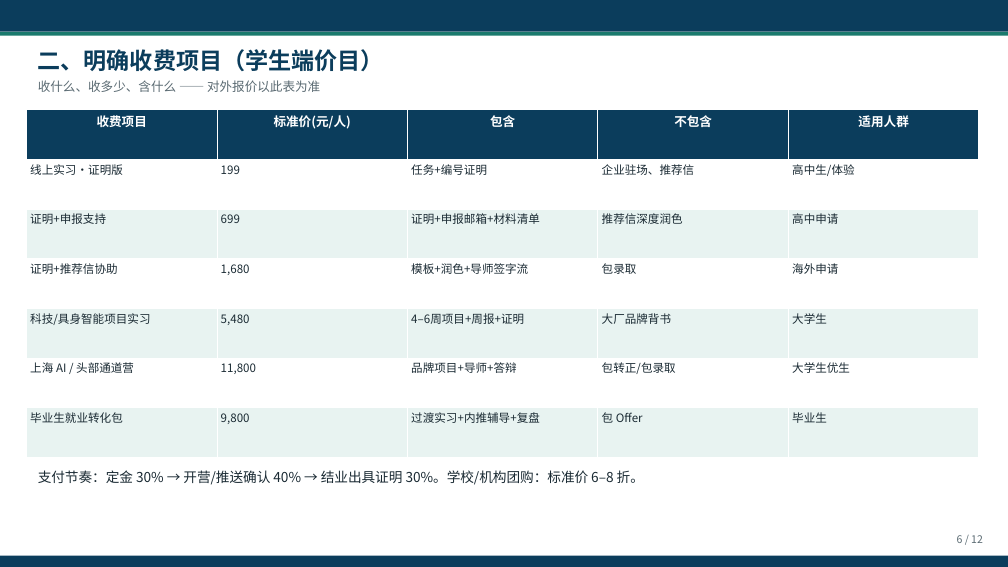
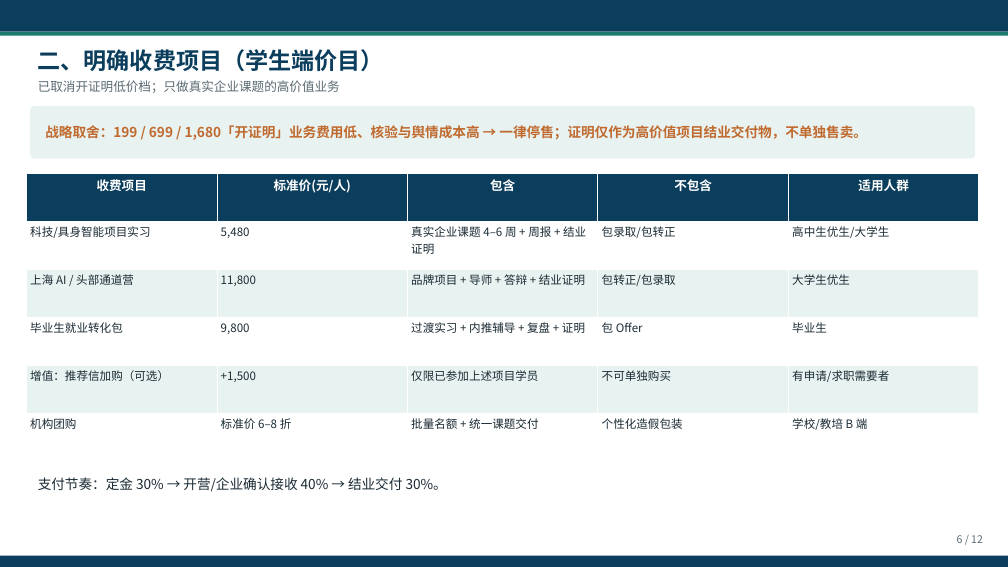
Before and after one commit to hujigang2010-maker/AIDEN, a slide deck: slide 6 of exports/实习推送_企业名录与收费流程说明.pptx. Drawn at 1008x567 pixels with LibreOffice and Linux fonts; fonts in the diff are those of the drawing. Boxes give left, top, right and bottom in pixels: in the first picture for what was removed or moved away, otherwise in the second. Text is boxed around its words. In the diff, an @@ line names an element or a change of style, - is before the commit and + after.

```diff
--- a/exports/实习推送_企业名录与收费流程说明.pptx
+++ b/exports/实习推送_企业名录与收费流程说明.pptx
@@ text at [38, 80, 340, 93]: text changed @@
-收什么、收多少、含什么 —— 对外报价以此表为准
+已取消开证明低价档；只做真实企业课题的高价值业务
@@ rounded rectangle added at [30, 106, 975, 159], fill #E8F3F1 @@
@@ text added at [45, 125, 867, 140], 13 pt, text #C06A2F, bold @@
+战略取舍：199 / 699 / 1,680「开证明」业务费用低、核验与舆情成本高 → 一律停售；证明仅作为高价值项目结业交付物，不单独售卖。
@@ table at [26, 174, 979, 461] @@
-row 2: 线上实习·证明版 | 199 | 任务+编号证明 | 企业驻场、推荐信 | 高中生/体验
-row 3: 证明+申报支持 | 699 | 证明+申报邮箱+材料清单 | 推荐信深度润色 | 高中申请
-row 4: 证明+推荐信协助 | 1,680 | 模板+润色+导师签字流 | 包录取 | 海外申请
-row 5: 科技/具身智能项目实习 | 5,480 | 4–6周项目+周报+证明 | 大厂品牌背书 | 大学生
-row 6: 上海 AI / 头部通道营 | 11,800 | 品牌项目+导师+答辩 | 包转正/包录取 | 大学生优生
-row 7: 毕业生就业转化包 | 9,800 | 过渡实习+内推辅导+复盘 | 包 Offer | 毕业生
+row 2: 科技/具身智能项目实习 | 5,480 | 真实企业课题 4–6 周 + 周报 + 结业证明 | 包录取/包转正 | 高中生优生/大学生
+row 3: 上海 AI / 头部通道营 | 11,800 | 品牌项目 + 导师 + 答辩 + 结业证明 | 包转正/包录取 | 大学生优生
+row 4: 毕业生就业转化包 | 9,800 | 过渡实习 + 内推辅导 + 复盘 + 证明 | 包 Offer | 毕业生
+row 5: 增值：推荐信加购（可选） | +1,500 | 仅限已参加上述项目学员 | 不可单独购买 | 有申请/求职需要者
+row 6: 机构团购 | 标准价 6–8 折 | 批量名额 + 统一课题交付 | 个性化造假包装 | 学校/教培 B 端
@@ table: place and size @@
-table at [26, 110, 979, 457]
+table at [26, 174, 979, 461]
@@ text at [38, 477, 447, 492]: text changed @@
-支付节奏：定金 30% → 开营/推送确认 40% → 结业出具证明 30%。学校/机构团购：标准价 6–8 折。
+支付节奏：定金 30% → 开营/企业确认接收 40% → 结业交付 30%。
```
Also in this commit, not shown: 5 other slides changed, 6 other files.
